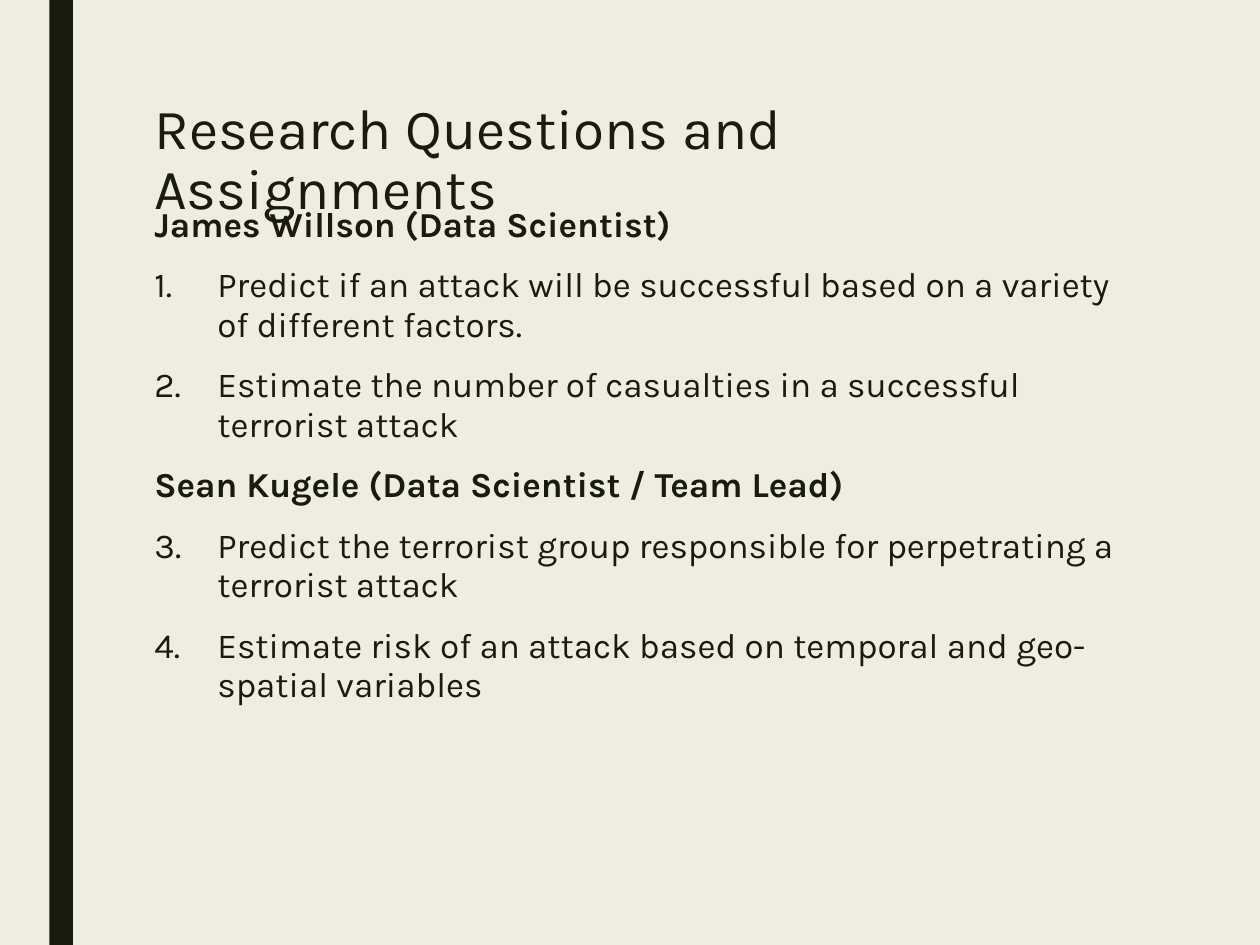
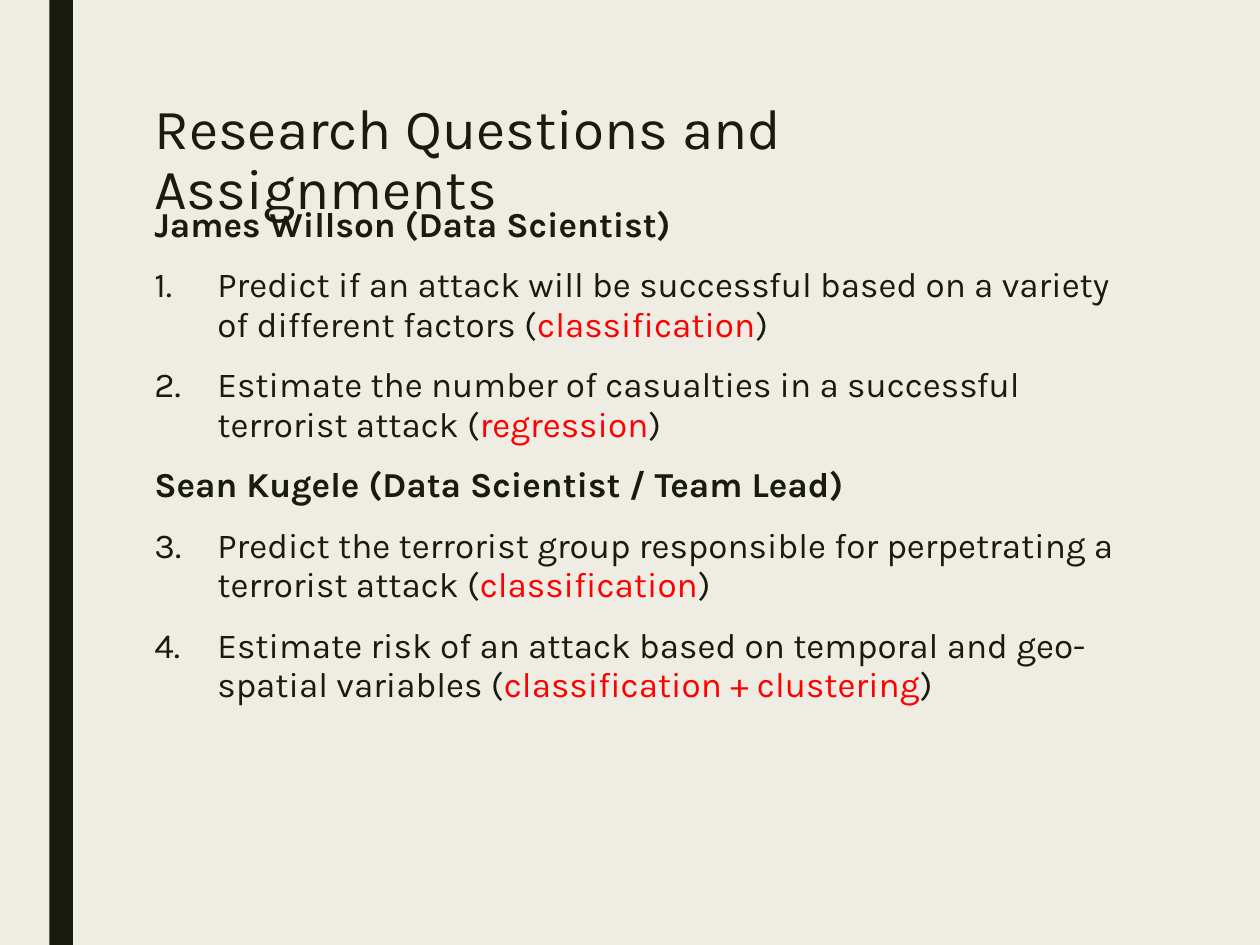
Before and after one commit to stats-learning-fall2019/final-project, a slide deck: slide 9 of presentation/gtdb-final-presentation.pptx. Drawn at 1260x945 pixels with LibreOffice and Linux fonts; fonts in the diff are those of the drawing. Boxes give left, top, right and bottom in pixels: in the first picture for what was removed or moved away, otherwise in the second. Text is boxed around its words. In the diff, an @@ line names an element or a change of style, - is before the commit and + after.

Commit message:
Updates presentation and q2 high risk clusters png to include cluster 31

```diff
--- a/presentation/gtdb-final-presentation.pptx
+++ b/presentation/gtdb-final-presentation.pptx
@@ text at (217,273,1109,446): text changed @@
-1. Predict if an attack will be successful based on a variety of different factors.
-2. Estimate the number of casualties in a successful terrorist attack
+1. Predict if an attack will be successful based on a variety of different factors (classification)
+2. Estimate the number of casualties in a successful terrorist attack (regression)
@@ text at (217,534,1113,706): text changed @@
-1. Predict the terrorist group responsible for perpetrating a terrorist attack
-2. Estimate risk of an attack based on temporal and geo-spatial variables
+1. Predict the terrorist group responsible for perpetrating a terrorist attack (classification)
+2. Estimate risk of an attack based on temporal and geo-spatial variables (classification + clustering)
```
Also in this commit, not shown: 7 other slides changed, 1 other file.
